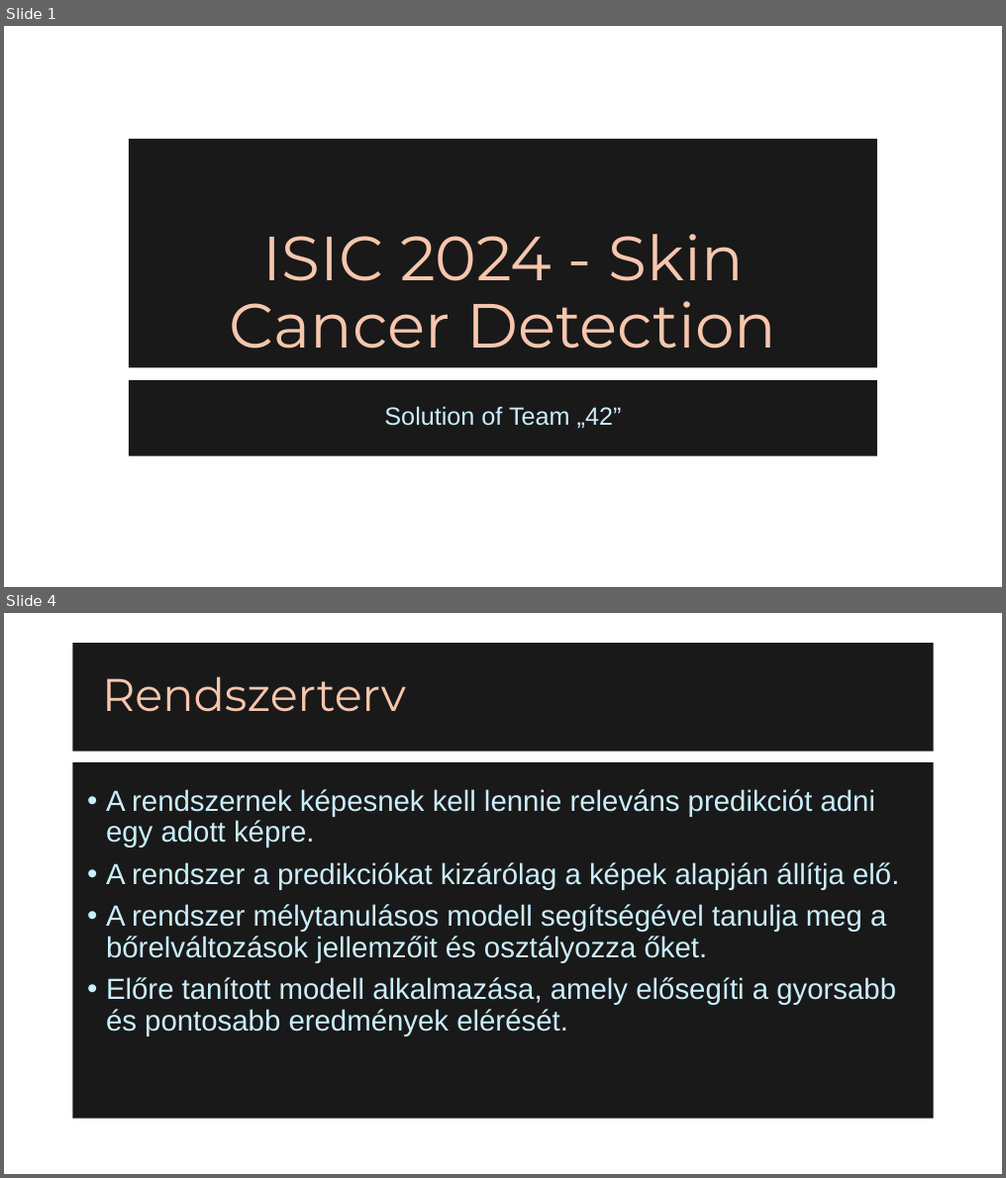
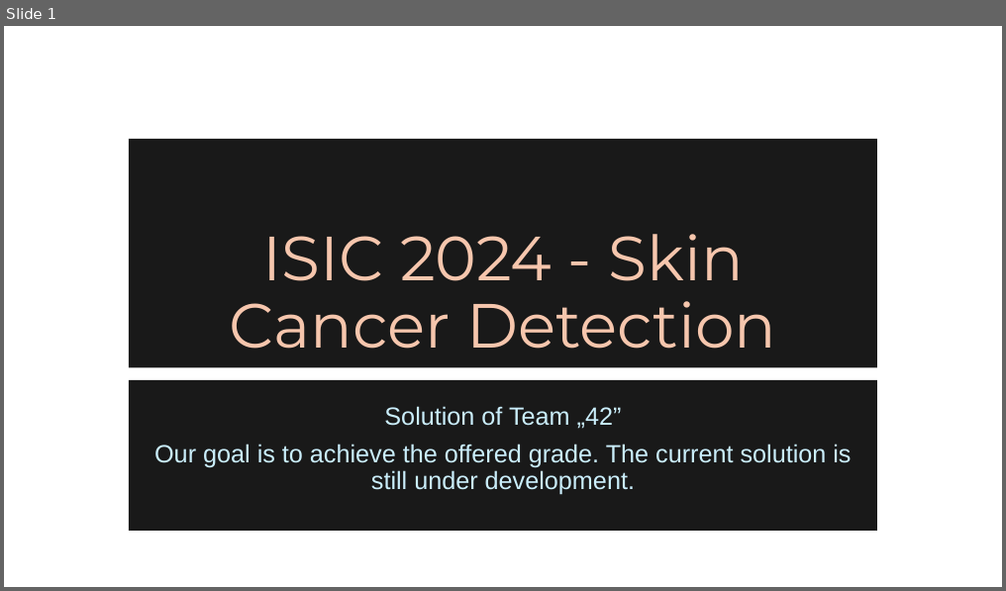
Before and after one commit to Agoston03/Deep-Learning-42, a slide deck: team42.pptx. Shown one above the other, each under a label of ours: slides 1 and 4 before the commit, slide 1 after it; the slides between them are not shown. The pictures are 1006x1178 and 1006x591 pixels, drawn with LibreOffice and Linux fonts; fonts in the diff are those of the drawing; background and template pictures are left out. Boxes give left, top, right and bottom in pixels: in the first picture for what was removed or moved away, otherwise in the second. Text is boxed around its words. In the diff, an @@ line names an element or a change of style, - is before the commit and + after.

```diff
--- a/team42.pptx
+++ b/team42.pptx
@@ slide 4 removed at (4,613,1002,1174), background picture (left out) @@
@@ title removed at (73,643,934,752) @@
-Rendszerterv
@@ text removed at (73,762,934,1119) @@
-• A rendszernek képesnek kell lennie releváns predikciót adni egy adott képre.
-• A rendszer a predikciókat kizárólag a képek alapján állítja elő.
-• A rendszer mélytanulásos modell segítségével tanulja meg a bőrelváltozások jellemzőit és osztályozza őket.
-• Előre tanított modell alkalmazása, amely elősegíti a gyorsabb és pontosabb eredmények elérését.
@@ slide 1 changed as well @@
@@ subtitle "Solution of Team „42”": place and size @@
-subtitle "Solution of Team „42”" at (129,380,877,457)
+subtitle "Solution of Team „42”" at (129,380,877,531)
@@ subtitle at (154,444,850,495): paragraph added @@
+Our goal is to achieve the offered grade. The current solution is still under development.
```
Also in this commit, not shown: 6 slides added, 4 other slides removed.
